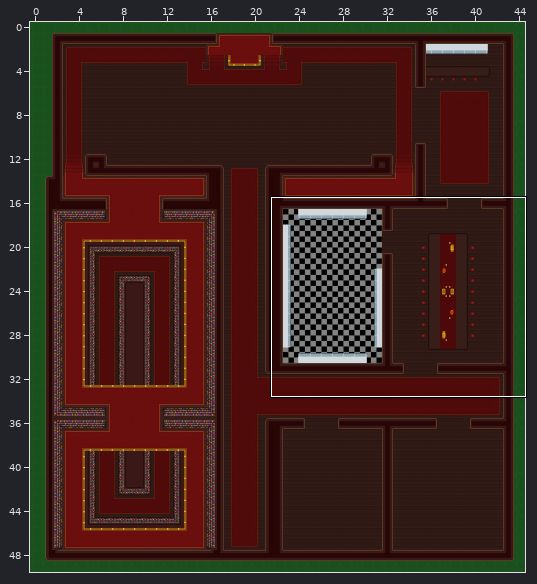
One commit to this Tiled map (JSON): assets/Maps/MansionMap.json. The picture above shows the old version from afar; the outline marks the close-up.
Close-up. Before:
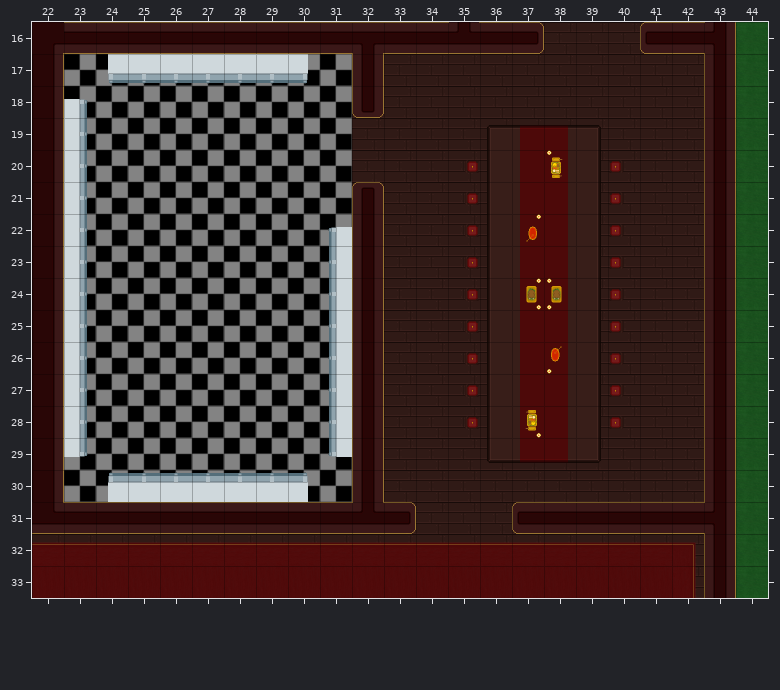
Cells are 64x64 px. Shown: x 22..44, y 16..33. The commit also changed other parts of the map, which this record leaves out.
New version:
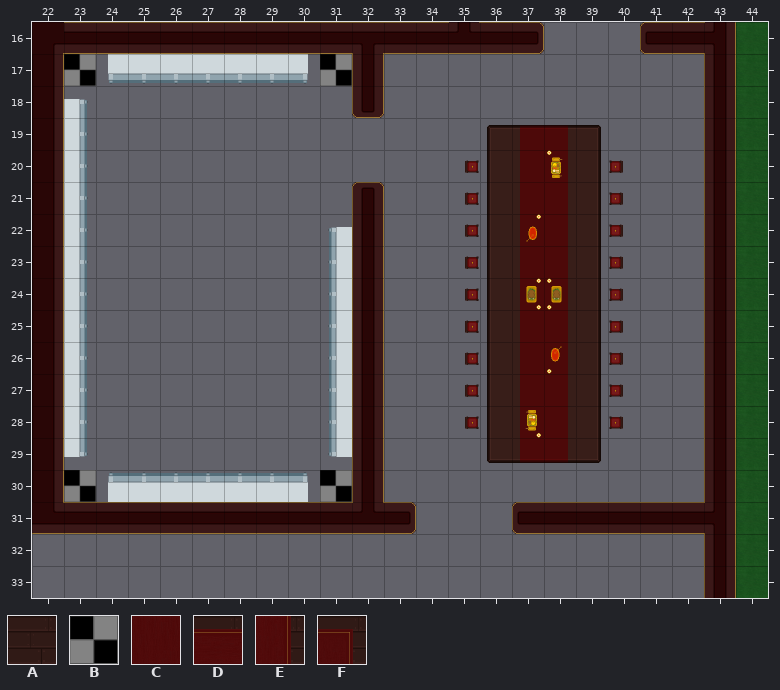
Key: from "mansionTiles": A 0 "floorWood003", B 19 "floorChecker003", C 60 "floorRug014", D 64 "floorRug016", E 65 "floorRug017", F 67 "floorRug019".
_ is an empty cell.
Changes in this commit:
Layer "ground" (now hidden):
The author cleared tile A in row 16 at x 37 to 41; in row 17 at x 33 to 42; in rows 18 to 19 at x 32 to 42; in rows 20 to 21 at x 32 to 36 and 39 to 42; in rows 22 to 28 at x 33 to 36 and 39 to 42; in rows 29 to 30 at x 33 to 42.
The author cleared tile A in row 31 at x 33 to 37.
The author cleared tile B in row 17 at x 24 to 30; in rows 18 to 29 at x 23 to 31; in row 30 at x 24 to 30.
The author cleared tile C in row 33 at x 22 to 41.
The author cleared tile D in row 32 at x 22 to 41.
The author cleared tile E in row 33 at x 42.
The author cleared tile F in row 32 at x 42.
Changed places in both close-ups, as pixel boxes (x1, y1, x2, y2):
removed: (32, 22, 704, 598)
